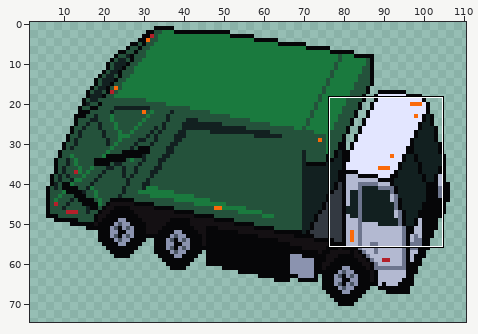
Two versions of one pixel-art file, art/truck.aseprite. The picture above shows the old version from afar; the outline marks the close-up.
Close-up. As it was:
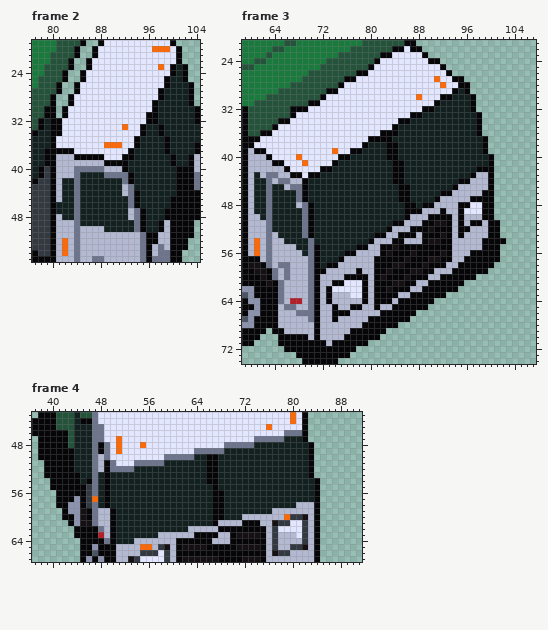
112x80 pixels, 16 frames. Shown: frame 2: x 77..104, y 19..55; frame 3: x 59..107, y 21..74; frame 4: x 37..91, y 43..67. The wide view leaves out empty margins. The commit also changed other frames or places, which this record leaves out.
And afterwards:
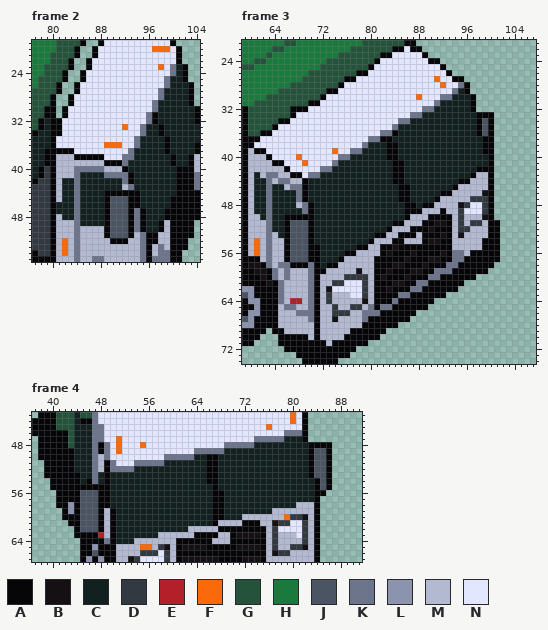
Palette (. is transparent): A #060608  B #141013  C #122020  D #333941  E #b4202a  F #fa6a0a  G #24523b  H #1a7a3e  J #4a5462  K #6d758d  L #8b93af  M #b3b9d1  N #e3e6ff
What changed:
Changed rows in their new state; - is an unchanged pixel.
Frame 2:
first column x 92:
23 --------K
24 --------K
25 -------K-
26 -------K-
27 ------K--
28 ------K--
29 -----K---
30 -----K---
31 ----K----
32 ----K----
33 ---K-----
34 ---K-----
35 --K------
36 --K------
37 -K-------
38 KK-------
39 K--------
first column x 89:
44 AAAAA
45 AJJJA
46 AJJJA
47 AJJJA
48 AJJJA
49 AJJJA
50 AJJJA
51 AJJJA
52 -AAA-
Frame 3:
first column x 66:
28 -----------------------------K-------
29 ----------------------------K--------
30 --------------------------KK---------
31 -------------------------K-----------
32 -----------------------KK------------
33 ---------------------KK----------AA--
34 -------------------KK------------JA--
35 ------------------K--------------JA--
36 ----------------KK---------------JA--
37 --------------KK------------------A--
38 -------------K--------------------A--
39 -----------KK---------------------A--
40 ---------KK--------------------------
41 --------K----------------------------
42 ------KK-----------------------------
43 ----KK-------------------------------
46 ---------------------------------B---
47 -------------------------------DDD---
48 -----------------------------BD--D---
49 -----------------------------D---D---
50 AAAA-------------------------D---B---
51 AJJJ-------------------------D-DD----
52 AJJJ-------------------------DD------
53 AJJJ-------------------------B-------
54 AJJJA-------------------------------.
55 AJJJA--------------------------------
56 AJJJA-----------------------KK-------
57 AJJJA-----------------------KK-------
58 -AAA-----------------------KK--------
59 ------------B------------KKK---------
60 ----------DDDD----------KK-----------
61 --------DD---D--------KK-------------
62 -------B-----D-------KK--------------
63 -------D-----D-----KK----------------
64 -------D-----B----K------------------
65 --------D--DD-K-KK-------------------
66 --------DDD--KKK---------------------
67 --------B----K-----------------------
Frame 4:
first column x 44:
48 ----------------------------------------AAA
49 ----------------------------------------JJA
50 ----------------------------------------JJA
51 ----------------------------------------JJA
52 ----------------------------------------JJA
53 ----------------------------------------JJA
54 -----------------------------------------JA
55 --AAA------------------------------------JA
56 -JJJA------------------------------------A-
57 AJJJA--------------------------------------
58 AJJJA--------------------------------------
59 AJJJA--------------------------------------
60 AJJJA--------------------------------------
61 AJJJA--------------------------------------
62 -JJJA--------------------------------------
Boxes around the changes in both close-ups, in picture pixels (x1, y1, x2, y2):
changed: (122, 64, 176, 166)
changed: (104, 190, 134, 244)
changed: (308, 82, 464, 178)
added: (482, 112, 494, 154)
changed: (284, 190, 506, 322)
added: (314, 442, 332, 496)
changed: (74, 484, 104, 532)
